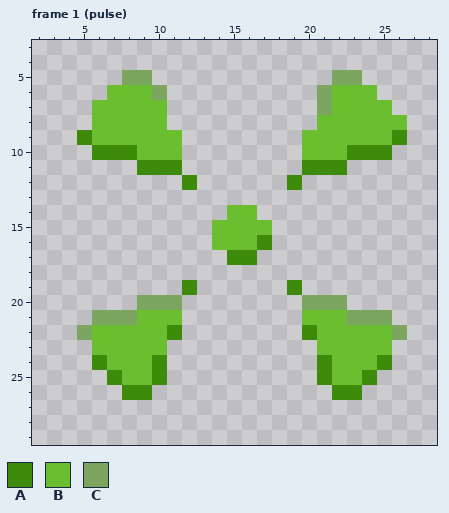
Edited in one commit: pixel-art file (assets/images/destination-point.aseprite). This is how it looked before the edit.
32x32 pixels, 2 frames. Shown: frame 1 (pulse): x 2..28, y 3..29. The commit also changed other frames, which this record leaves out.
Palette (. is transparent): A #3e8a0a  B #6abe30  C #7ca660
Pixels before, frame 1 (pulse), first column x 5:
 5 ...CC............CC...
 6 ..BBBC..........CBBB..
 7 .BBBBB..........CBBBB.
 8 .BBBBB..........BBBBBB
 9 ABBBBBB........BBBBBBA
10 .AAABBB........BBBAAA.
11 ....AAA........AAA....
12 .......A......A.......
13 ......................
14 ..........BB..........
15 .........BBBB.........
16 .........BBBA.........
17 ..........AA..........
18 ......................
19 .......A......A.......
20 ....CCC........CCC....
21 .CCCBBB........BBBCCC.
22 CBBBBBA........ABBBBBC
23 .BBBBB..........BBBBB.
24 .ABBBA..........ABBBA.
25 ..ABBA..........ABBA..
26 ...AA............AA...
The same view after the edit:
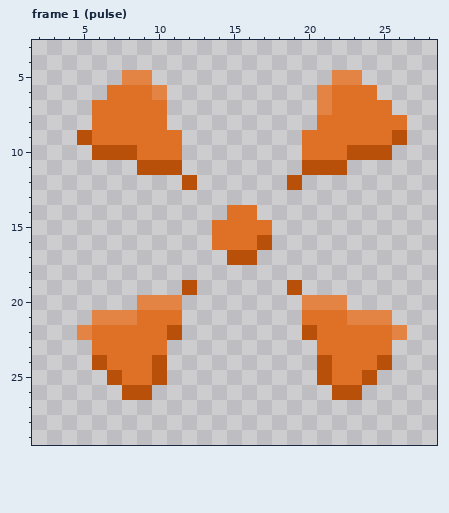
Change:
colour A: #3e8a0a -> #b8500a
colour B: #6abe30 -> #df7126
colour C: #7ca660 -> #e38444
